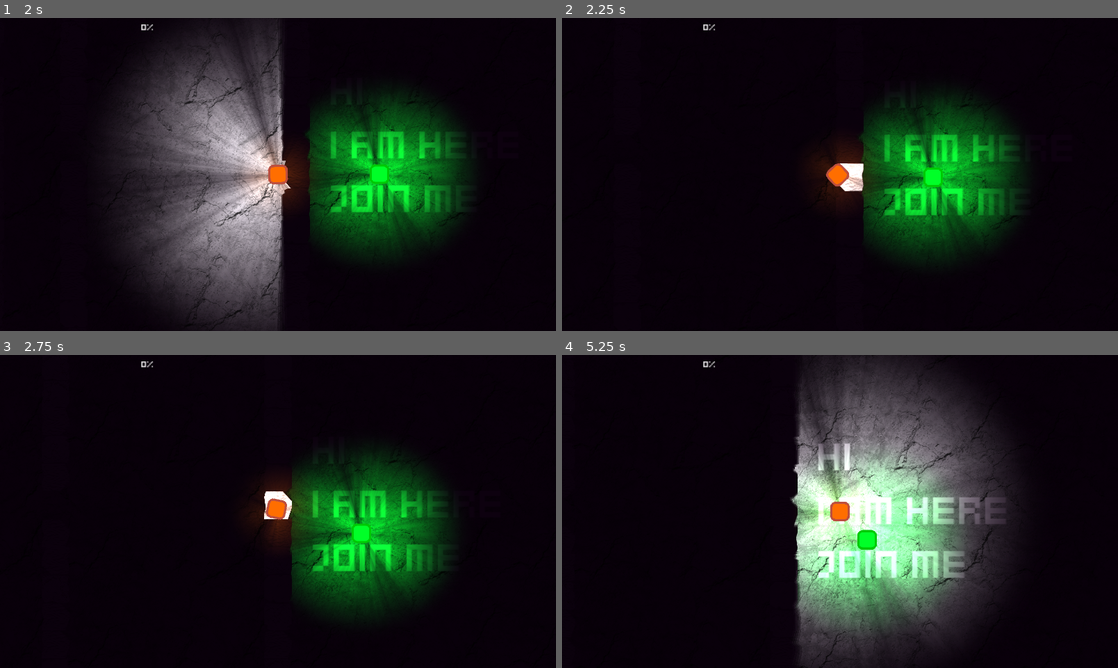
Above: before the commit, frames 1-4 (two rows, left to right).
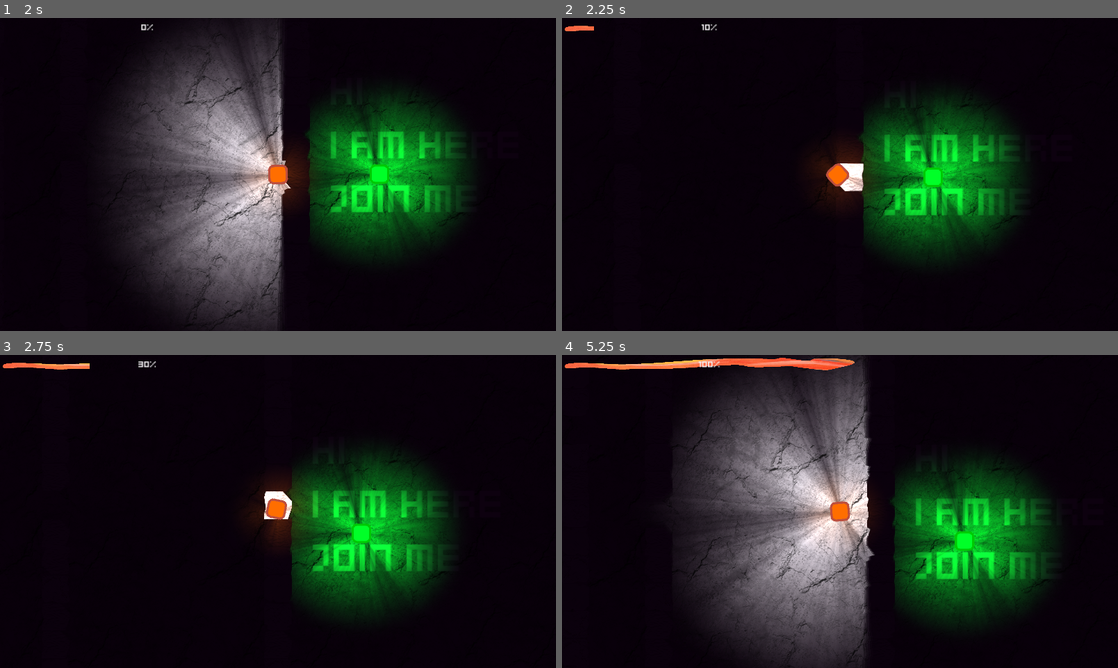
Above: after the commit, the same moments.

Repository: kurilluk/FITJam24
Game: Godot game, scene res://scenes/level01.tscn
The game is run twice, just before and just after one commit, with the same random seed, the same clock (stepped at 60 frames per second) and the same inputs.
Inputs (mouse positions are in pixels of both pictures, inside the frame that each line leads up to):
- Up to frame 1 (2 s): tap Enter at 0.5 s; move the mouse to (400, 158) at 0.52 s; press the mouse at (400, 158) at 0.53 s; hold Right (ui_right) 0.53-1.28 s; move the mouse to (166, 190) at 1.27 s; release the mouse at (166, 190) at 1.28 s; hold Down (ui_down) from 1.28 s (still down); right-click (166, 190) at 1.35 s
- Up to frame 2 (2.25 s): move the mouse to (895, 105) at 2.02 s; release Down (ui_down) at 2.03 s; press the mouse at (895, 105) at 2.03 s; hold Right (ui_right) from 2.03 s (still down)
- Up to frame 3 (2.75 s): keep holding Right (ui_right)
- Up to frame 4 (5.25 s): move the mouse to (812, 574) at 2.77 s; release Right (ui_right) at 2.78 s; release the mouse at (812, 574) at 2.78 s; hold Up (ui_up) 2.78-3.53 s; right-click (812, 574) at 2.85 s; click (812, 574) at 2.92 s; move the mouse to (1006, 558) at 3.52 s; press the mouse at (1006, 558) at 3.53 s; hold Left (ui_left) 3.53-5.03 s; move the mouse to (673, 464) at 4.27 s; release the mouse at (673, 464) at 4.28 s; right-click (673, 464) at 4.35 s; move the mouse to (867, 511) at 5.02 s; press the mouse at (867, 511) at 5.03 s; hold Down (ui_down) from 5.03 s (still down)

Frame 1 is identical in both runs. In frame 2, 0.1% of the frame differs, in the area x 0-28%, y 2-5%; in frame 3, 0.3%; in frame 4, 45%, in the area x 0-90%, y 0-100%.

Commit message:
stress restored

Diff:
--- a/scripts/StressMeter.gd
+++ b/scripts/StressMeter.gd
@@ -18,7 +18,7 @@
 		for T in tramps.tramps:
 			T.beam.emitting=false
 		#player.particles.emitting = true
-		return 0
+		return 10
 
 	#player.particles.emitting = false
 	var total=0
